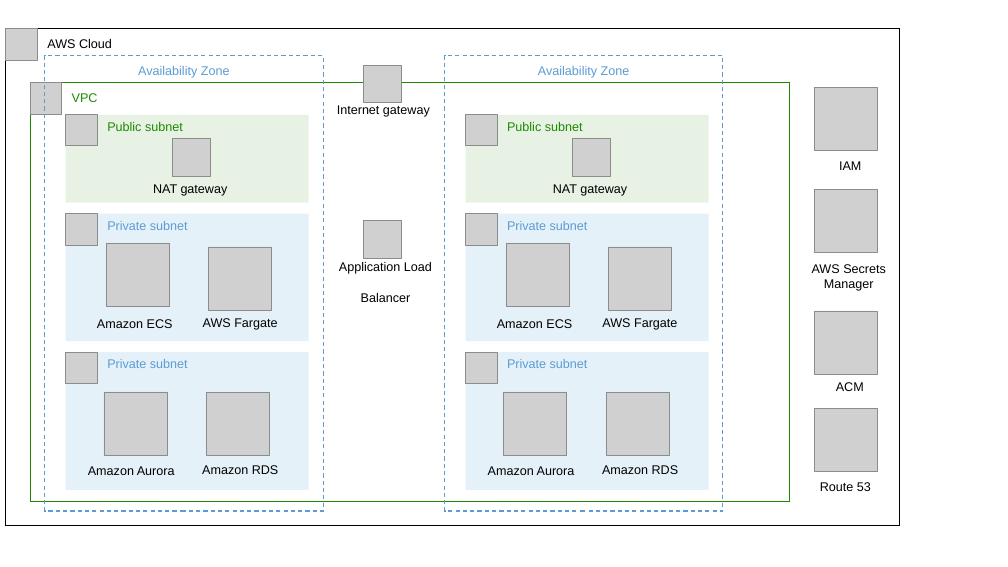
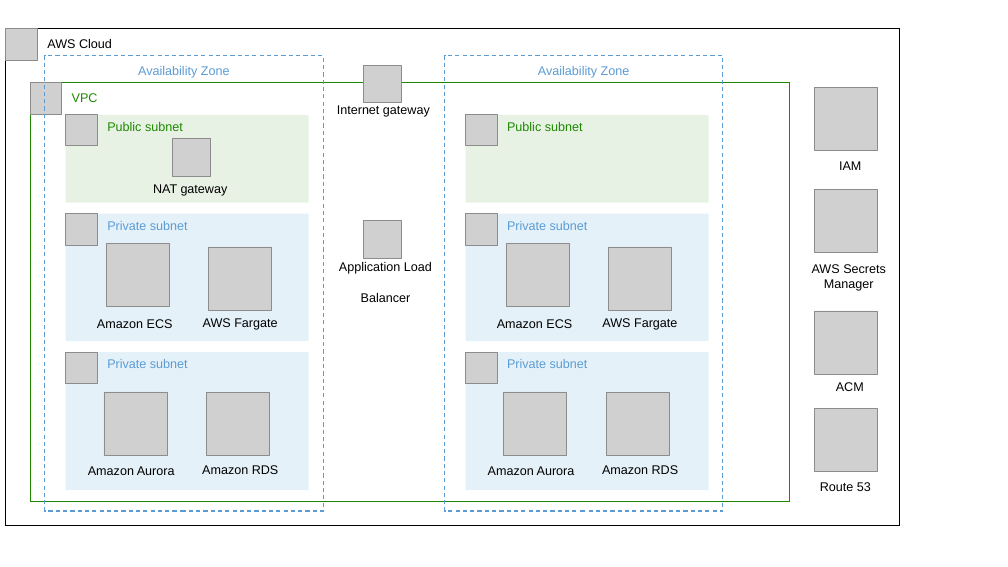
Before and after one commit to troy-ameigh/quickstart-keycloak, a slide deck: slide 1 of docs/deployment_guide/images/keycloak-architecture-diagram.pptx. Drawn at 1008x567 pixels with LibreOffice and Linux fonts; fonts in the diff are those of the drawing; grey boxes stand for pictures. Boxes give left, top, right and bottom in pixels: in the first picture for what was removed or moved away, otherwise in the second. Text is boxed around its words. In the diff, an @@ line names an element or a change of style, - is before the commit and + after.

```diff
--- a/docs/deployment_guide/images/keycloak-architecture-diagram.pptx
+++ b/docs/deployment_guide/images/keycloak-architecture-diagram.pptx
@@ picture removed at <box>572,138,610,176</box> @@
@@ text removed at <box>553,184,627,196</box> @@
-NAT gateway
```
Also in this commit, not shown: 2 other files.
